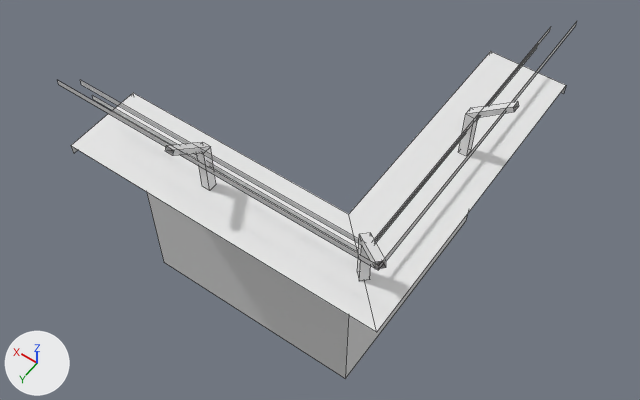
The FBX model Blender/FBX/Outside Warehouse/Walls/Outer Corner Wall.fbx: old version first, new version second.
The view is the same before and after, from a 50 mm camera at (-54.96, 20.02, 19.31) aimed at (-51.3, 14.9, 11.26). The lights are fixed; the arrows at lower left show +X, +Y and +Z. Mesh edges are drawn as thin lines. Where no turn or scale is listed for an object, it has been applied to the vertices.

In view in the first picture: 'Outer Corner Wall'.
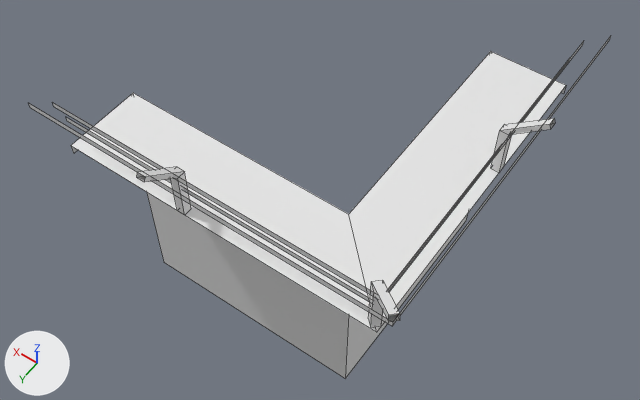
Diff of the bpy script that builds the scene:
```diff
--- a/Blender/FBX/Outside Warehouse/Walls/Outer Corner Wall.fbx.py
+++ b/Blender/FBX/Outside Warehouse/Walls/Outer Corner Wall.fbx.py
@@ me_plane_934 @@
 # used by ob_outer_corner_wall; location = (-51.724, 14.98, 9.25)
-me_plane_934.from_pydata(...)  # 71 vertices, 42 faces; spans x -1.35..2.45, y -2.25..1.55, z 0.0..4.07
+me_plane_934.from_pydata(...)  # 71 vertices, 43 faces; spans x -1.73..2.45, y -2.25..1.93, z 0.0..4.07
+# me_plane_934 part 1: the loose piece of 6 vertices spanning x -0.93..2.45, y -2.25..1.13, z 3.46..3.52 is scaled about its middle by (1.11, 1.11, 1), then moved by (-0.19, 0.19, 0.0)
+# me_plane_934 part 2: the loose piece of 6 vertices spanning x -1.02..2.45, y -2.25..1.22, z 3.74..3.81 is scaled about its middle by (1.11, 1.11, 1), then moved by (-0.19, 0.19, 0.0)
+# me_plane_934 part 3: the loose piece of 6 vertices spanning x -1.27..2.45, y -2.25..1.46, z 3.94..4.0 is scaled about its middle by (1.1, 1.1, 1), then moved by (-0.19, 0.19, 0.0)
+# me_plane_934 part 4: the loose piece of 12 vertices spanning x -1.35..-0.88, y -0.81..-0.71, z 3.13..4.07 is moved by (-0.38, 0.0, 0.0)
+# me_plane_934 part 5: the loose piece of 12 vertices spanning x -1.32..-0.86, y 1.05..1.5, z 3.13..4.06 is moved by (-0.36, 0.35, 0.0)
+# me_plane_934 part 6
+# 12 vertices are removed from x 0.88..0.98, y 1.08..1.55, z 3.13..4.07
+# 8 faces are deleted
+# 12 vertices are added at x 0.88..0.98, y 1.45..1.93, z 3.13..4.07
+# 9 new faces join them
```

Boxes [x1, y1, x2, y2] around the edits, measured in the pictures (640 x 400 px; the box of a moved part takes in the faces that stretch with it):
'Outer Corner Wall', reshaped (12% wider)
    before: [58, 21, 577, 379]
    after: [29, 36, 611, 379]
part 1 of me_plane_934, moved or reshaped
    before: [92, 46, 538, 252]
    after: [66, 58, 570, 303]
part 2 of me_plane_934, moved or reshaped
    before: [80, 27, 551, 246]
    after: [53, 41, 584, 298]
part 3 of me_plane_934, moved or reshaped
    before: [58, 21, 577, 270]
    after: [29, 36, 611, 326]
part 4 of me_plane_934, moved or reshaped
    before: [459, 101, 519, 156]
    after: [491, 118, 555, 172]
part 5 of me_plane_934, moved or reshaped
    before: [357, 233, 386, 281]
    after: [368, 280, 400, 328]
part 6 of me_plane_934, moved or reshaped
    before: [165, 142, 216, 191]
    after: [137, 167, 191, 215]
